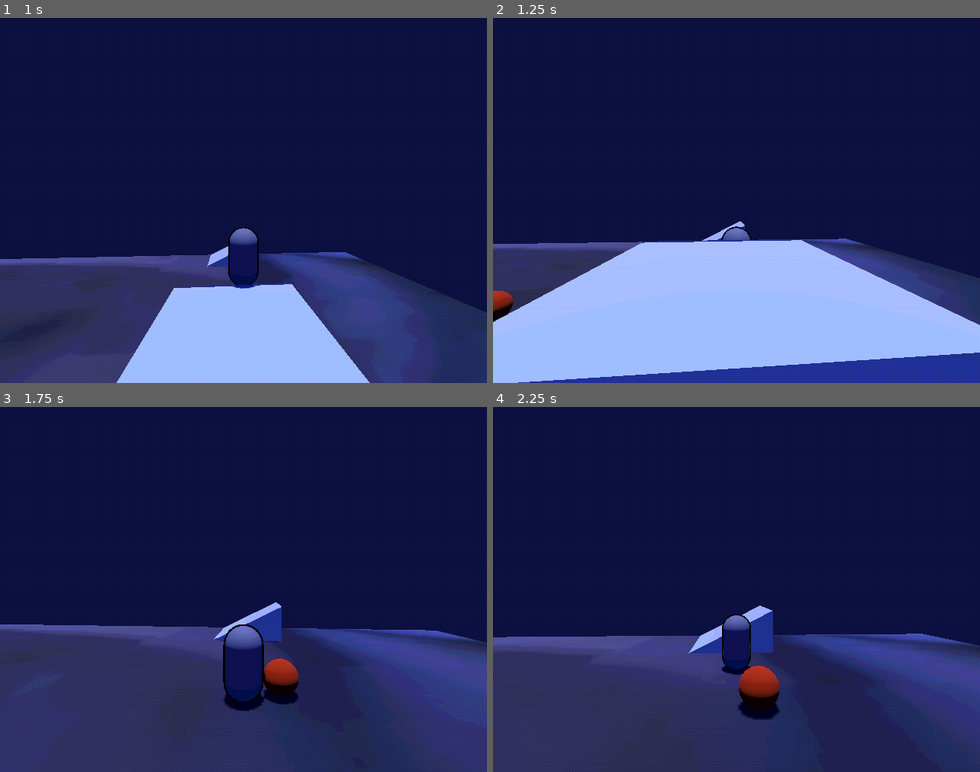
Above: before the commit, frames 1-4 (two rows, left to right).
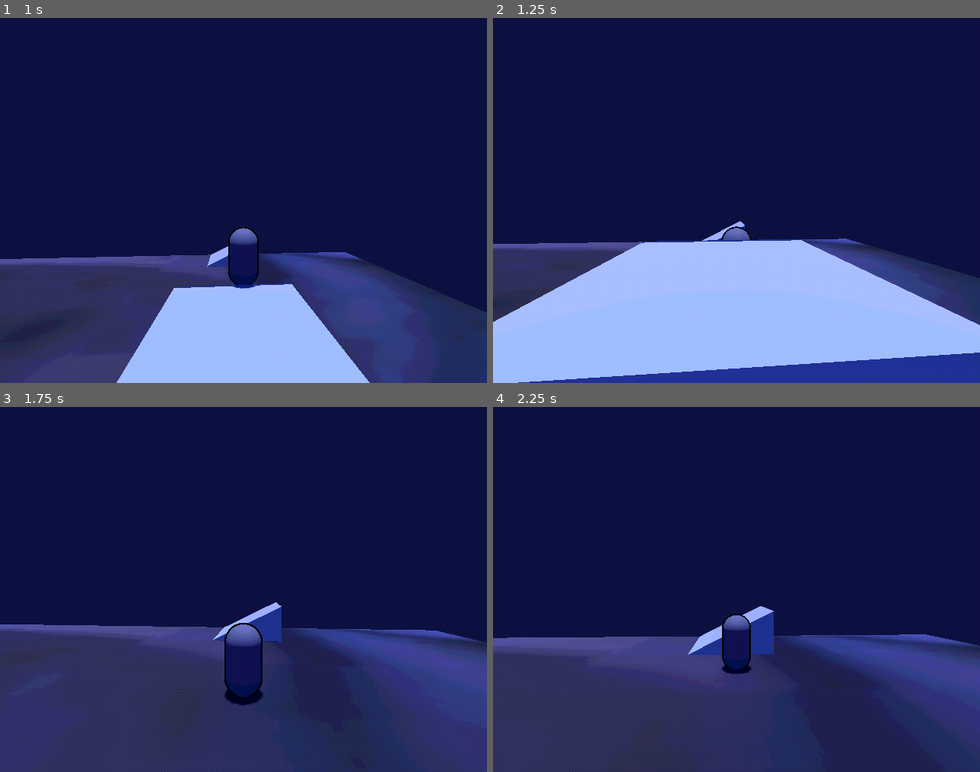
Above: after the commit, the same moments.

Repository: EwamEwam/Yr12GodotEwanOllie
Game: Godot game, scene res://Scenes/Level/World.tscn
The game is run twice, just before and just after one commit, with the same random seed, the same clock (stepped at 60 frames per second) and the same inputs.
Inputs (mouse positions are in pixels of both pictures, inside the frame that each line leads up to):
- Up to frame 1 (1 s): move the mouse to (267, 200) at 0.52 s; hold W (Up) from 0.53 s (still down); tap E (E) at 0.6 s
- Up to frame 2 (1.25 s): keep holding W (Up)
- Up to frame 3 (1.75 s): keep holding W (Up); move the mouse to (219, 589) at 1.27 s; tap E (E) at 1.35 s
- Up to frame 4 (2.25 s): keep holding W (Up); move the mouse to (746, 582) at 2.02 s; hold Shift (Shift) from 2.03 s (still down)

Frame 1 is identical in both runs. In frame 2, 0.3% of the frame differs, in the area x 0-5%, y 74-84%; in frame 3, 1.3%; in frame 4, 1.3%, in the area x 0-98%, y 54-86%.

Commit message:
updated player slighy]

Diff:
--- a/dumb-things-in-deep-water/Scenes/Characters/enemy.tscn
+++ b/dumb-things-in-deep-water/Scenes/Characters/enemy.tscn
@@ -11,19 +11,33 @@
 [sub_resource type="SphereShape3D" id="SphereShape3D_lsx3x"]
 radius = 0.617265
 
+[sub_resource type="StandardMaterial3D" id="StandardMaterial3D_lsx3x"]
+albedo_color = Color(0.344195, 0.172012, 0, 1)
+
+[sub_resource type="CylinderMesh" id="CylinderMesh_b1c4r"]
+material = SubResource("StandardMaterial3D_lsx3x")
+top_radius = 0.2
+bottom_radius = 0.1
+height = 1.3
+
 [sub_resource type="SphereShape3D" id="SphereShape3D_b1c4r"]
 
-[node name="Enemy" type="CharacterBody3D" groups=["enemies"]]
+[node name="Test_Enemy" type="CharacterBody3D" groups=["enemies"]]
 script = ExtResource("1_lsx3x")
 
-[node name="MeshInstance3D" type="MeshInstance3D" parent="."]
+[node name="Body" type="MeshInstance3D" parent="."]
 transform = Transform3D(1, 0, 0, 0, 1, 0, 0, 0, 1, 0, 0.5, 0)
 mesh = SubResource("SphereMesh_lsx3x")
 
-[node name="Hitbox" type="Area3D" parent="MeshInstance3D"]
+[node name="Hitbox" type="Area3D" parent="Body"]
 
-[node name="Collision" type="CollisionShape3D" parent="MeshInstance3D/Hitbox"]
+[node name="Collision" type="CollisionShape3D" parent="Body/Hitbox"]
 shape = SubResource("SphereShape3D_lsx3x")
+
+[node name="Stick" type="MeshInstance3D" parent="Body"]
+transform = Transform3D(1, 0, 0, 0, 1, 0, 0, 0, 1, -0.562621, 0.366269, -0.364734)
+mesh = SubResource("CylinderMesh_b1c4r")
+skeleton = NodePath("../..")
 
 [node name="CollisionShape3D" type="CollisionShape3D" parent="."]
 transform = Transform3D(1, 0, 0, 0, 1, 0, 0, 0, 1, 0, 0.5, 0)
@@ -31,4 +45,4 @@
 
 [node name="NavigationAgent3D" type="NavigationAgent3D" parent="."]
 
-[connection signal="body_entered" from="MeshInstance3D/Hitbox" to="." method="_on_hitbox_body_entered"]
+[connection signal="body_entered" from="Body/Hitbox" to="." method="_on_hitbox_body_entered"]
--- a/dumb-things-in-deep-water/Scripts/Characters/enemy.gd
+++ b/dumb-things-in-deep-water/Scripts/Characters/enemy.gd
@@ -2,13 +2,14 @@
 
 @onready var nav_agent :NavigationAgent3D = $NavigationAgent3D
 
-@export var SPEED :float = 40
-@export var ACCEL :float = 1.0
+@export var SPEED :float = 8
+@export var ACCEL :float = 3.0
 
 @export var DETECTION_DISTANCE :float = 50.0
-@export var MIN_DETECTION_DIST :float = 2.0
+@export var MIN_DETECTION_DIST :float = 3.0
 
 func _physics_process(delta :float) -> void:
+
 	if not is_on_floor():
 		velocity.y -= 0.9
 	else:
@@ -20,16 +21,17 @@
 		var direction = Vector3()
 		direction = (nav_agent.get_next_path_position() - global_position).normalized()
 		velocity = velocity.lerp(direction * SPEED, ACCEL * delta)
+		$Body.look_at(global_position + velocity)
 
 	elif distance < MIN_DETECTION_DIST:
 
-		var direction = Vector3()
-		direction = (nav_agent.get_next_path_position() - global_position).normalized()
 		velocity = velocity.lerp(Vector3.ZERO, delta*10)
-
+		#$Body.look_at(Playerstats.player.global_position)
+		print(lerp)
 	else:
 		velocity = velocity.lerp(Vector3.ZERO, ACCEL*delta)
 
+	$Body.rotation = Vector3(0,$Body.rotation.y,0)
 	move_and_slide()
 
 func update_target_location(target_location :Vector3) -> void:
@@ -37,7 +39,7 @@
 
 func _on_hitbox_body_entered(body: Node3D) -> void:
 	if body.is_in_group("Player"):
-		await get_tree().create_timer(1).timeout
+		await get_tree().create_timer(0.1).timeout
 		Input.set_mouse_mode(Input.MOUSE_MODE_VISIBLE)
 		OS.alert("On Grand Bibby, you are dead.")
 		get_tree().quit()
Not shown: 1 places in dumb-things-in-deep-water/Scenes/Characters/enemy.tscn that only renumber resources
